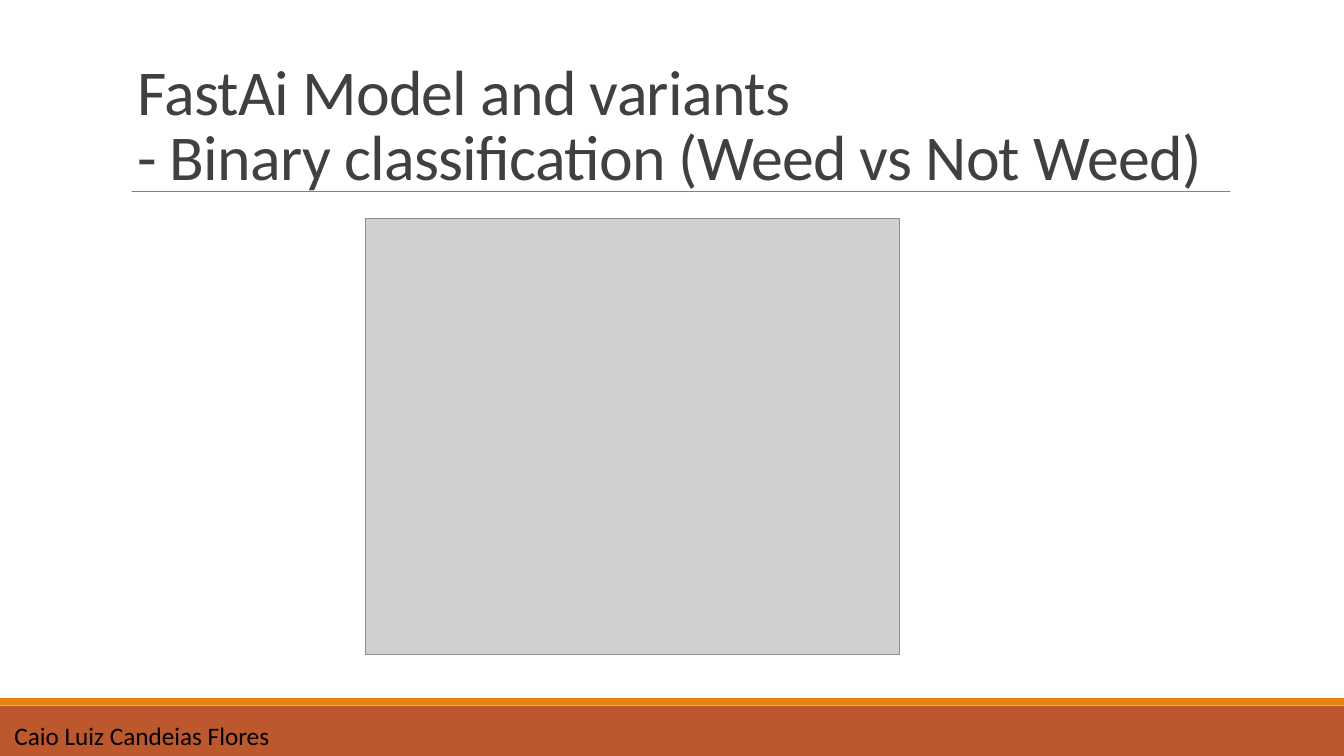
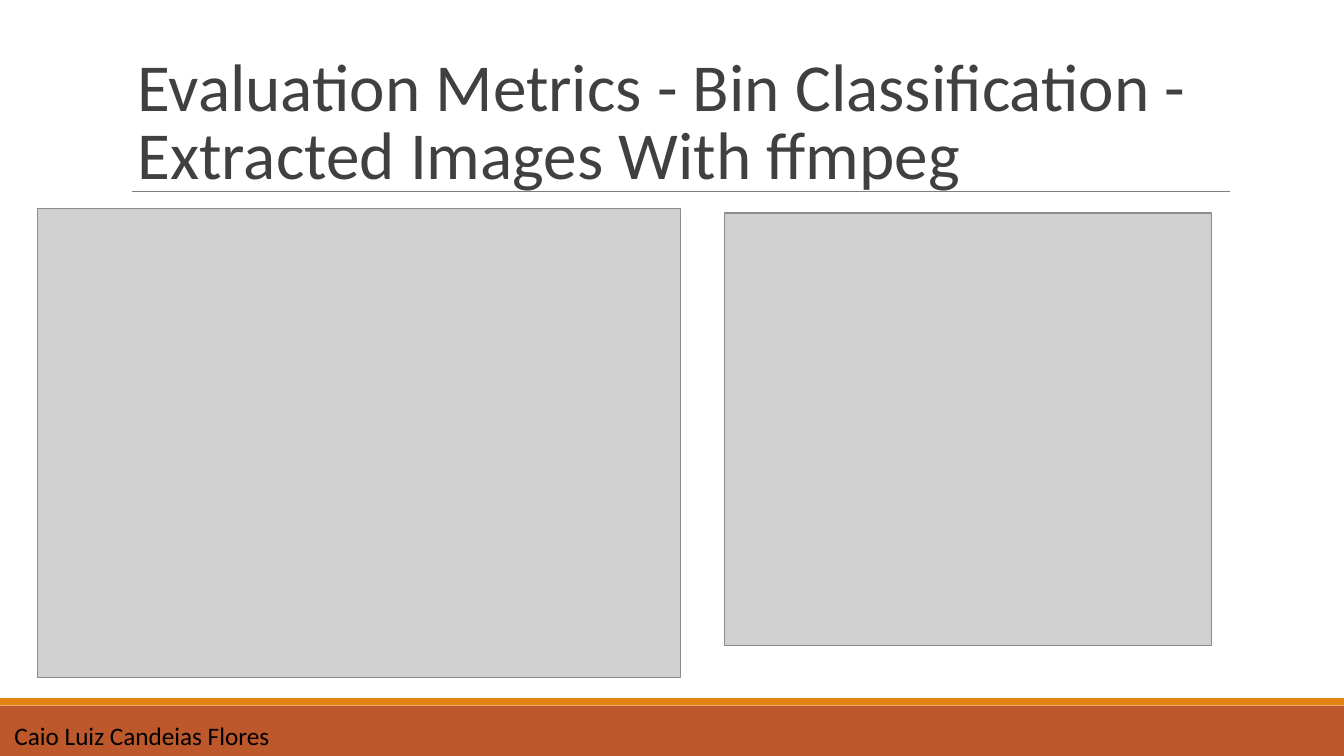
Before and after one commit to yoonsukwkd96/Autonomous_Systems_B_Lab_Group_A, a slide deck: slide 19 of final_presentation_groupA.pptx (slide 21 before the commit). Drawn at 1344x756 pixels with LibreOffice and Linux fonts; fonts in the diff are those of the drawing; grey boxes stand for pictures. Boxes give left, top, right and bottom in pixels: in the first picture for what was removed or moved away, otherwise in the second. Text is boxed around its words. In the diff, an @@ line names an element or a change of style, - is before the commit and + after.

```diff
--- a/final_presentation_groupA.pptx
+++ b/final_presentation_groupA.pptx
@@ text at <box>137,64,1149,192</box>: text changed; size 45.6 to 48 pt @@
-FastAi Model and variants
-- Binary classification (Weed vs Not Weed)
+Evaluation Metrics - Bin Classification - Extracted Images With ffmpeg
@@ picture added at <box>37,209,681,679</box> @@
@@ line (132, 192) - (1231, 192): stroke #808080 0.5 pt to #7F7F7F 0.75 pt @@
@@ picture removed at <box>366,219,899,655</box> @@
@@ picture added at <box>724,213,1212,645</box> @@
```
Also in this commit, not shown: 12 other slides changed, 7 slides added, 11 slides removed, 2 other files.
